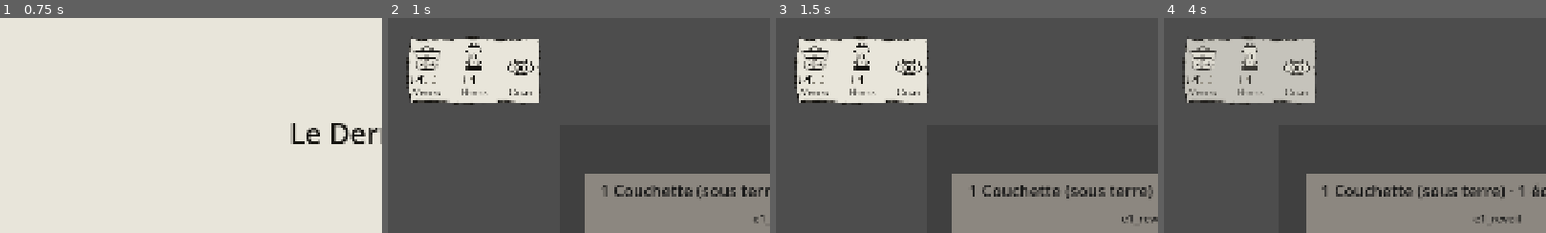
Above: before the commit, frames 1-4 (left to right).
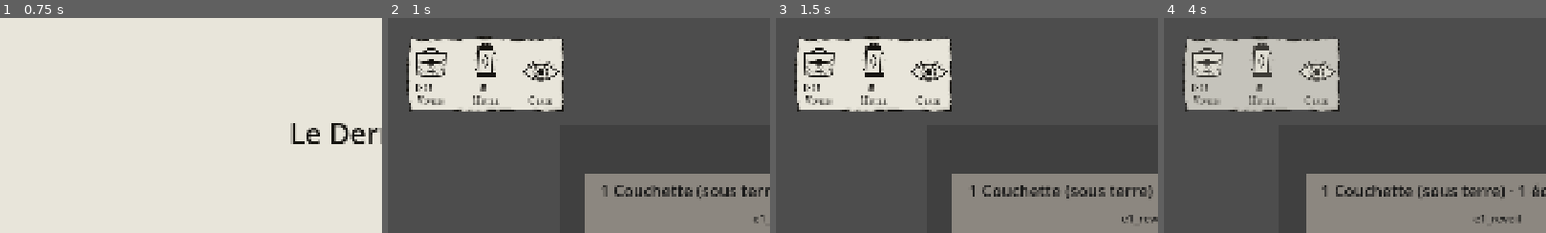
Above: after the commit, the same moments.

Repository: Mazklaus/le-dernier-pli
Game: Godot game, scene res://scenes/titre/titre.tscn
Same seed, same stepped clock (60 frames per second), same inputs: the game is played once before the commit and once after it.
Inputs (mouse positions are % of the whole screen's width and height, from its top left):
- Up to frame 1 (0.75 s): tap Enter (ui_accept) at 0.5 s; move the mouse to (72, 45) at 0.52 s; hold D (deplacer_droite) from 0.53 s (still down); tap 1 (choix_1) at 0.6 s; click (72, 45) at 0.67 s
- Up to frame 2 (1 s): keep holding D (deplacer_droite); tap Enter (ui_accept) at 0.77 s
- Up to frame 3 (1.5 s): release D (deplacer_droite) at 1.25 s; drag from (30, 55) to (51, 70) at 1.27 s
- Up to frame 4 (4 s): move the mouse to (60, 28) at 2.02 s; hold D (deplacer_droite) 2.03-2.75 s; tap 3 (choix_3) at 2.1 s; drag from (45, 70) to (20, 35) at 2.77 s; move the mouse to (80, 65) at 3.52 s; press the mouse at (80, 65) at 3.53 s; hold A (deplacer_gauche) from 3.53 s (still down); tap Enter (ui_accept) at 3.77 s
The pictures show only the part of the screen within x 0-50%, y 0-50%; the shares and areas given below are measured in that part.

Frame 1 is identical in both runs. In frame 2, 6.4% of the frame differs, in the area x 4-46%, y 8-44%; in frame 3, 6.4%; in frame 4, 6.5%.

Commit message:
Retenir le HUD pendant un choix à coûts, agrandir ses icônes
Retours UI/UX sur les captures de la #22 : en mode contextuel, le HUD reste
pleinement visible tant que la bulle affiche des options avec coûts ; icônes
des jauges à ~80 px visibles ; numéro des options suivi d'un point.

Co-Authored-By: Claude Opus 5.5 <noreply@anthropic.com>
Claude-Session: https://claude.ai/code/session_011WbKxDzNKL8tj2JSWv4M3w

Diff:
--- a/scenes/ui/bulle_dialogue/bulle_dialogue.gd
+++ b/scenes/ui/bulle_dialogue/bulle_dialogue.gd
@@ -97,6 +97,16 @@
 		GameState.appliquer_couts(a_prelever)
 	var reponse: DialogueResponse = ligne.responses[option["index"]]
 	_suivante(reponse.next_id)
+
+
+func _exit_tree() -> void:
+	_retenir_hud(false)
+
+
+## Garde le HUD des jauges pleinement visible pendant un choix avec coûts.
+func _retenir_hud(actif: bool) -> void:
+	if is_inside_tree():
+		get_tree().call_group(HudJauges.GROUPE, &"retenir", actif)
 
 
 func _suivante(id: String) -> void:
@@ -134,6 +144,7 @@
 	for r: DialogueResponse in ligne.responses:
 		brutes.append({"texte": r.text, "tags": r.tags, "autorisee": r.is_allowed})
 	options_affichees = OptionsDialogue.presenter(brutes, _rng)
+	_retenir_hud(options_affichees.any(func(o: Dictionary) -> bool: return not (o["couts_affiches"] as Dictionary).is_empty()))
 	for i in options_affichees.size():
 		var bouton := _bouton_option(i, options_affichees[i])
 		_options.add_child(bouton)
@@ -156,7 +167,7 @@
 	rangee.set_anchors_and_offsets_preset(Control.PRESET_FULL_RECT)
 	rangee.add_theme_constant_override(&"separation", 14)
 	bouton.add_child(rangee)
-	rangee.add_child(_etiquette(str(i + 1), police_texte, roundi(_taille() * 0.76), LAVIS))
+	rangee.add_child(_etiquette("%d." % (i + 1), police_texte, roundi(_taille() * 0.76), LAVIS))
 	var texte := _etiquette(option["texte"], police_texte, roundi(_taille() * 0.93), ENCRE)
 	texte.size_flags_horizontal = Control.SIZE_EXPAND_FILL
 	texte.clip_text = true
@@ -198,6 +209,7 @@
 
 
 func _vider_options() -> void:
+	_retenir_hud(false)
 	for b in _boutons:
 		b.queue_free()
 	_boutons.clear()
--- a/scenes/ui/hud_jauges/hud_jauges.gd
+++ b/scenes/ui/hud_jauges/hud_jauges.gd
@@ -5,6 +5,12 @@
 ## chiffre) ; plaque en haut à droite avec le sceau et le carnet.
 ## Lit GameState par son API et ses signaux. Options : Reglages.hud_contextuel (le HUD
 ## s'efface 3 s après le dernier changement), valeurs_chiffrees, effets_attenues.
+## La bulle le retient pleinement visible tant qu'une rencontre affiche des coûts (retenir).
+
+const GROUPE: StringName = &"hud_jauges"
+## Boîte des icônes de jauge : les dessins du DA (80 px) ont ~8 px de marge transparente,
+## une boîte de 100 px les affiche à ~80 px à 1080 comme dans la spec.
+const TAILLE_ICONE := 100.0
 
 const SEUIL_BAS := 1
 const DELAI_CONTEXTUEL := 3.0
@@ -23,10 +29,12 @@
 var _fondu: Tween
 var _minuteur: Timer
 var _temps: float = 0.0
+var _retenu: bool = false
 
 
 func _ready() -> void:
 	mouse_filter = Control.MOUSE_FILTER_IGNORE
+	add_to_group(GROUPE)
 	set_anchors_and_offsets_preset(Control.PRESET_FULL_RECT)
 	_construire()
 	_minuteur = Timer.new()
@@ -128,14 +136,27 @@
 ## sauf si une jauge est au seuil bas.
 func _montrer() -> void:
 	_fondre(1.0)
-	if Reglages.valeur(&"hud_contextuel"):
+	if Reglages.valeur(&"hud_contextuel") and not _retenu:
 		_minuteur.start(DELAI_CONTEXTUEL)
 	else:
 		_minuteur.stop()
 
 
+## Tant que `actif`, le HUD reste pleinement visible (rencontre avec coûts : le joueur
+## compare le coût à son stock) ; ensuite le mode contextuel reprend son délai.
+func retenir(actif: bool) -> void:
+	if actif == _retenu:
+		return
+	_retenu = actif
+	if actif:
+		_minuteur.stop()
+		_fondre(1.0)
+	else:
+		_montrer()
+
+
 func _estomper() -> void:
-	if not Reglages.valeur(&"hud_contextuel"):
+	if _retenu or not Reglages.valeur(&"hud_contextuel"):
 		return
 	if GameState.valeur(GameState.VIVRES) <= SEUIL_BAS or GameState.valeur(GameState.HUILE) <= SEUIL_BAS:
 		return
@@ -183,10 +204,10 @@
 	var colonne := VBoxContainer.new()
 	colonne.alignment = BoxContainer.ALIGNMENT_END
 	colonne.add_theme_constant_override(&"separation", 6)
-	var icone := _icone(80.0)
+	var icone := _icone(TAILLE_ICONE)
 	_icones[jauge] = icone
 	var support := Control.new()
-	support.custom_minimum_size = Vector2(80, 80)
+	support.custom_minimum_size = Vector2.ONE * TAILLE_ICONE
 	support.size_flags_horizontal = Control.SIZE_SHRINK_CENTER
 	support.add_child(icone)
 	colonne.add_child(support)
--- a/tests/unit/test_hud_jauges.gd
+++ b/tests/unit/test_hud_jauges.gd
@@ -144,3 +144,39 @@
 	# En CI (headless), et sur le web (#23), le glyphe vient de la touche physique.
 	assert_false(InviteInteraction.disposition_disponible())
 	assert_eq(InviteInteraction.glyphe_action(&"interagir"), "E")
+
+
+func test_retenu_le_hud_ne_s_efface_pas() -> void:
+	Reglages.changer(&"hud_contextuel", true)
+	var hud := _hud()
+	hud.retenir(true)
+	hud._estomper()
+	await wait_seconds(HudJauges.DUREE_FONDU + 0.2)
+	assert_almost_eq(hud.modulate.a, 1.0, 0.01)
+	hud.retenir(false)
+	hud._estomper()
+	await wait_seconds(HudJauges.DUREE_FONDU + 0.2)
+	assert_almost_eq(hud.modulate.a, 0.0, 0.01, "relâché : le mode contextuel reprend")
+
+
+func test_la_bulle_retient_le_hud_pendant_un_choix_avec_couts() -> void:
+	var hud := _hud()
+	var bulle: Node = add_child_autofree(SceneBulle.instantiate())
+	bulle.start(Dialogue, "couts")
+	await wait_process_frames(3)
+	bulle._replique.skip_typing()
+	await wait_process_frames(3)
+	assert_true(hud._retenu, "options avec coûts : HUD retenu")
+	bulle.choisir(0)
+	await wait_process_frames(3)
+	assert_false(hud._retenu, "choix fait : HUD relâché")
+
+
+func test_options_numerotees_avec_un_point() -> void:
+	var bulle: Node = add_child_autofree(SceneBulle.instantiate())
+	bulle.start(Dialogue, "couts")
+	await wait_process_frames(3)
+	bulle._replique.skip_typing()
+	await wait_process_frames(3)
+	var etiquettes: Array[Node] = bulle._options.find_children("*", "Label", true, false)
+	assert_eq((etiquettes[0] as Label).text, "1.")
